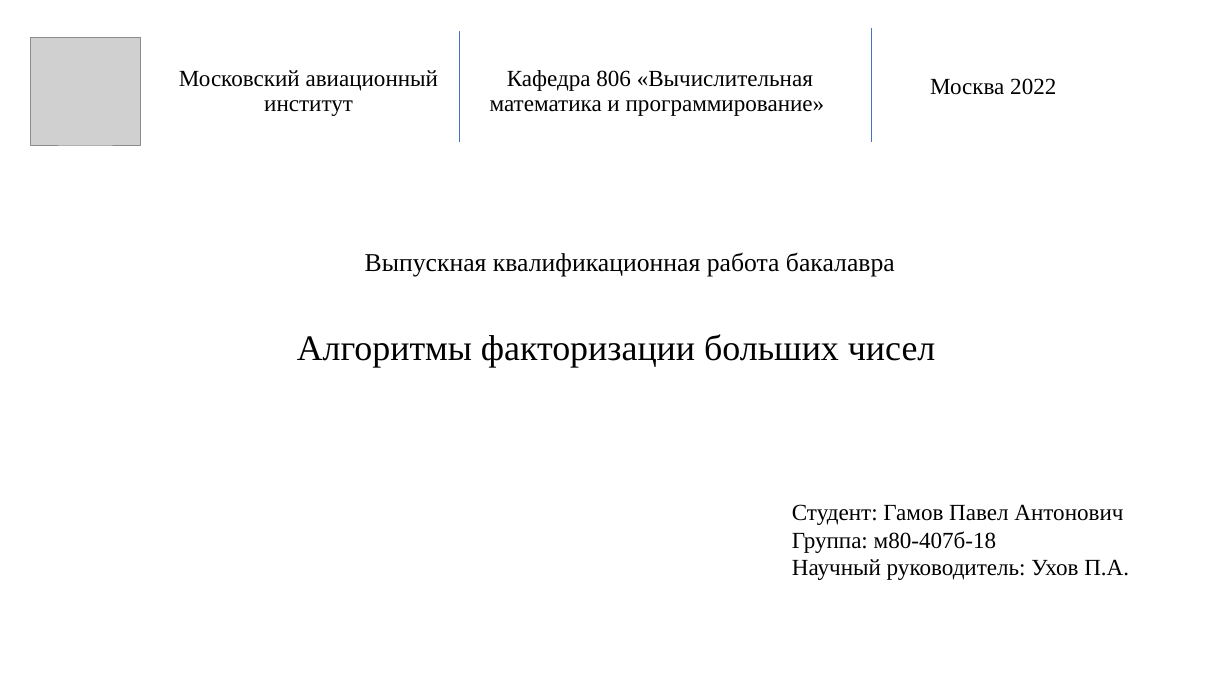
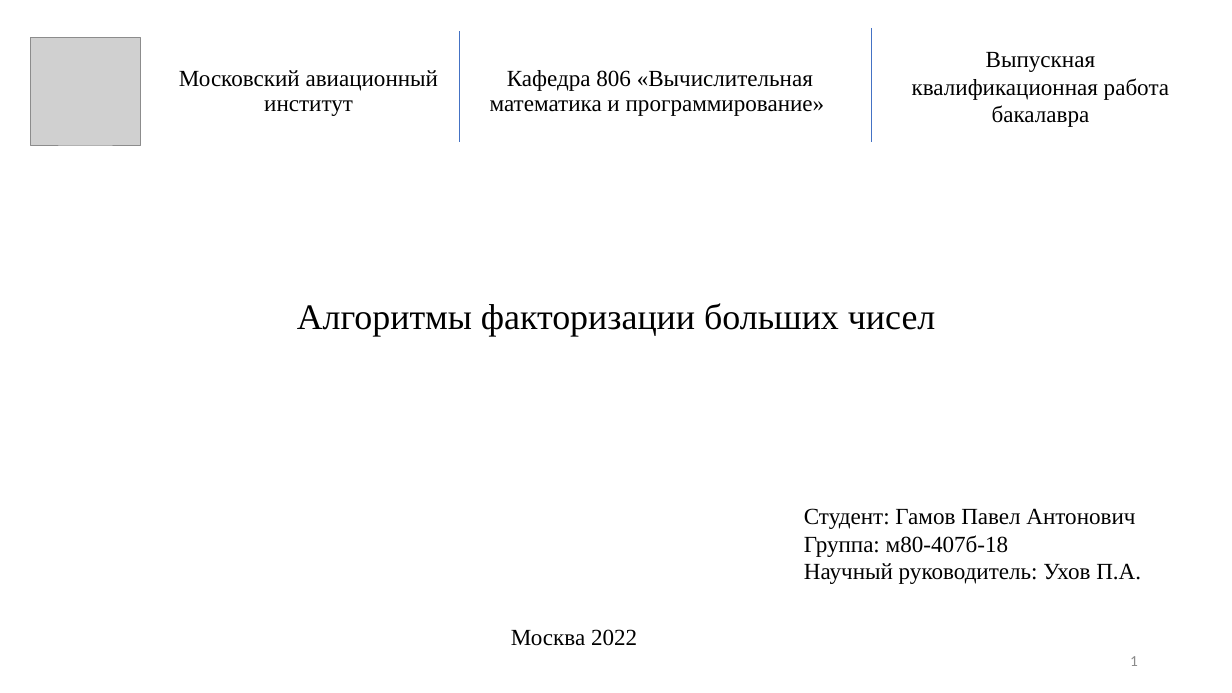
Before and after one commit to pagamov/VKR, a slide deck: slide 1 of Гамов Павел Диплом.pptx. Drawn at 1232x693 pixels with LibreOffice and Linux fonts; fonts in the diff are those of the drawing; grey boxes stand for pictures. Boxes give left, top, right and bottom in pixels: in the first picture for what was removed or moved away, otherwise in the second. Text is boxed around its words. In the diff, an @@ line names an element or a change of style, - is before the commit and + after.

```diff
--- a/Гамов Павел Диплом.pptx
+++ b/Гамов Павел Диплом.pptx
@@ text "Выпускная квалификационная работа бакалавра": place and size @@
-text "Выпускная квалификационная работа бакалавра" at [365, 252, 895, 277]
+text "Выпускная квалификационная работа бакалавра" at [912, 52, 1169, 127]
@@ text "Выпускная квалификационная работа бакалавра" at [912, 52, 1169, 127]: size 20 to 18 pt @@
@@ text "Алгоритмы факторизации больших чисел": place and size @@
-text "Алгоритмы факторизации больших чисел" at [297, 334, 935, 368]
+text "Алгоритмы факторизации больших чисел" at [297, 303, 935, 336]
@@ text "Студент: Гамов Павел Антонович": place and size @@
-text "Студент: Гамов Павел Антонович" at [792, 504, 1129, 580]
+text "Студент: Гамов Павел Антонович" at [804, 508, 1141, 584]
@@ text "Москва 2022": place and size @@
-text "Москва 2022" at [930, 78, 1056, 95]
+text "Москва 2022" at [511, 629, 637, 646]
@@ page number added at [1130, 656, 1138, 666], 12 pt, text #8C8C8C @@
+1
```
Also in this commit, not shown: 10 other slides changed, 10 slides added, 2 slides removed.
